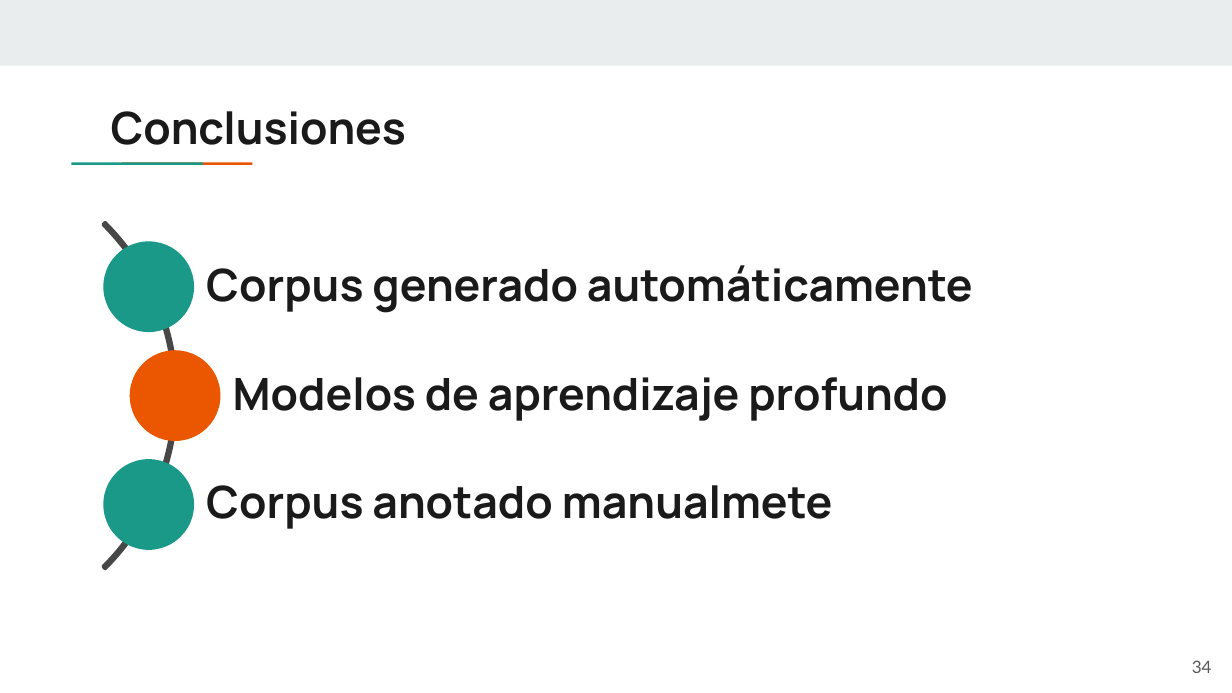
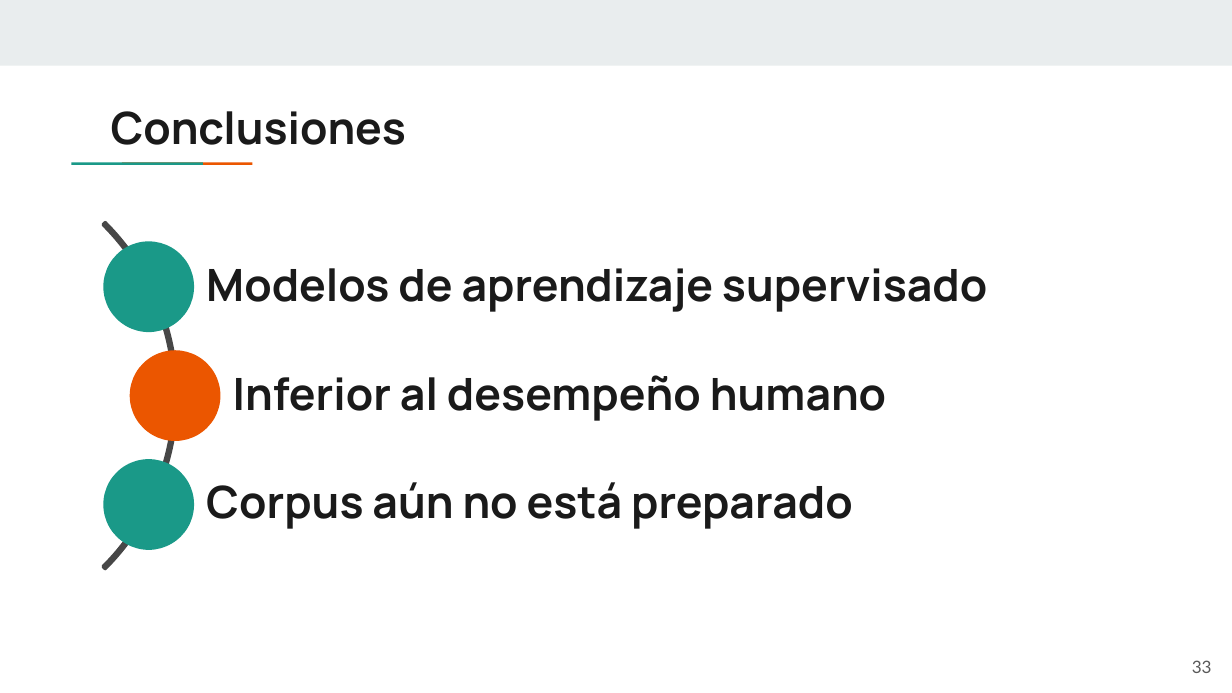
Before and after one commit to claudiaqw/head-qa-afi, a slide deck: slide 33 of defense/Defensa TFM Claudia Quintana Wong.pptx (slide 34 before the commit). Drawn at 1232x693 pixels with LibreOffice and Linux fonts; fonts in the diff are those of the drawing. Boxes give left, top, right and bottom in pixels: in the first picture for what was removed or moved away, otherwise in the second. Text is boxed around its words. In the diff, an @@ line names an element or a change of style, - is before the commit and + after.

Commit message:
changes

```diff
--- a/defense/Defensa TFM Claudia Quintana Wong.pptx
+++ b/defense/Defensa TFM Claudia Quintana Wong.pptx
@@ text at (206, 268, 987, 312): text changed @@
-Modelos de aprendizaje profundo
+Modelos de aprendizaje supervisado
@@ text removed at (206, 265, 973, 313) @@
-Corpus generado automáticamente
@@ text added at (233, 375, 886, 421), 26 pt, text #1A1A1A, bold @@
+Inferior al desempeño humano
@@ text at (206, 482, 853, 529): text changed @@
-Corpus anotado manualmete
+Corpus aún no está preparado
@@ page number at (1192, 660, 1212, 673): text changed @@
-34
+33
```
Also in this commit, not shown: 10 other slides changed, 7 slides added, 8 slides removed.
